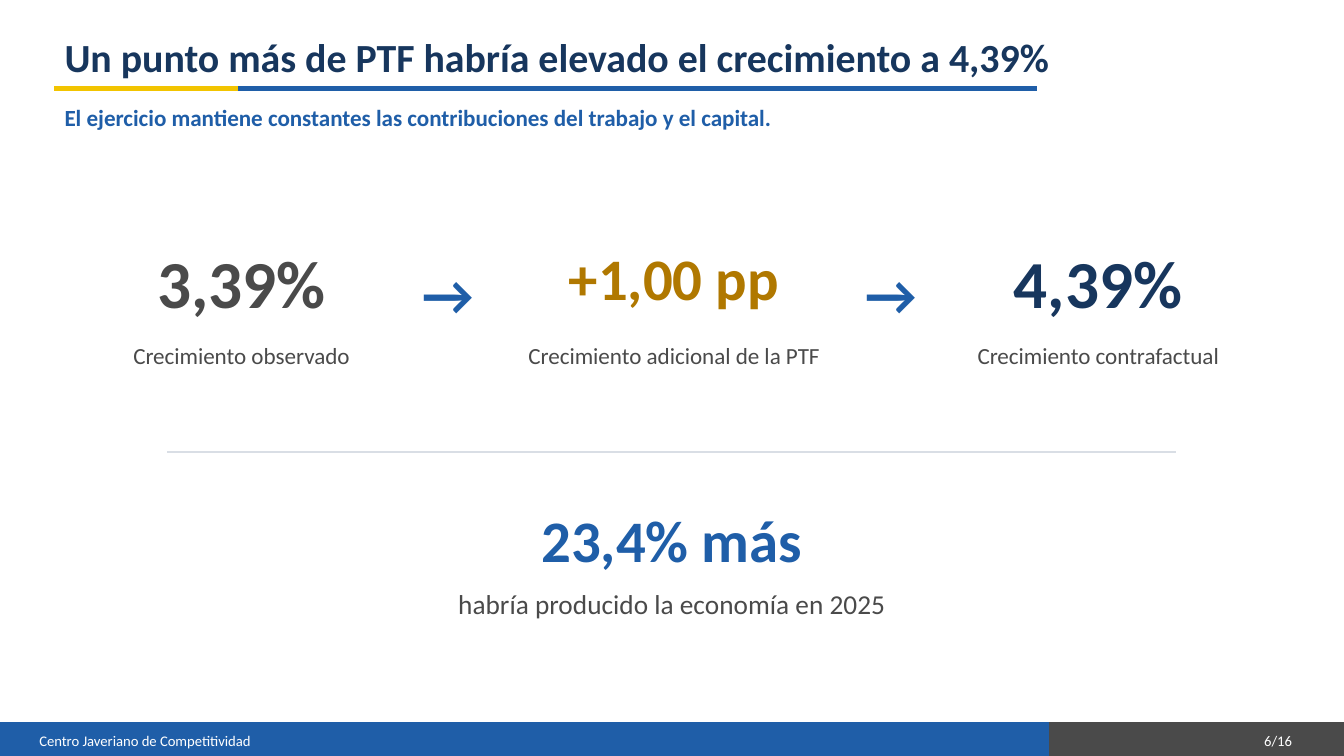
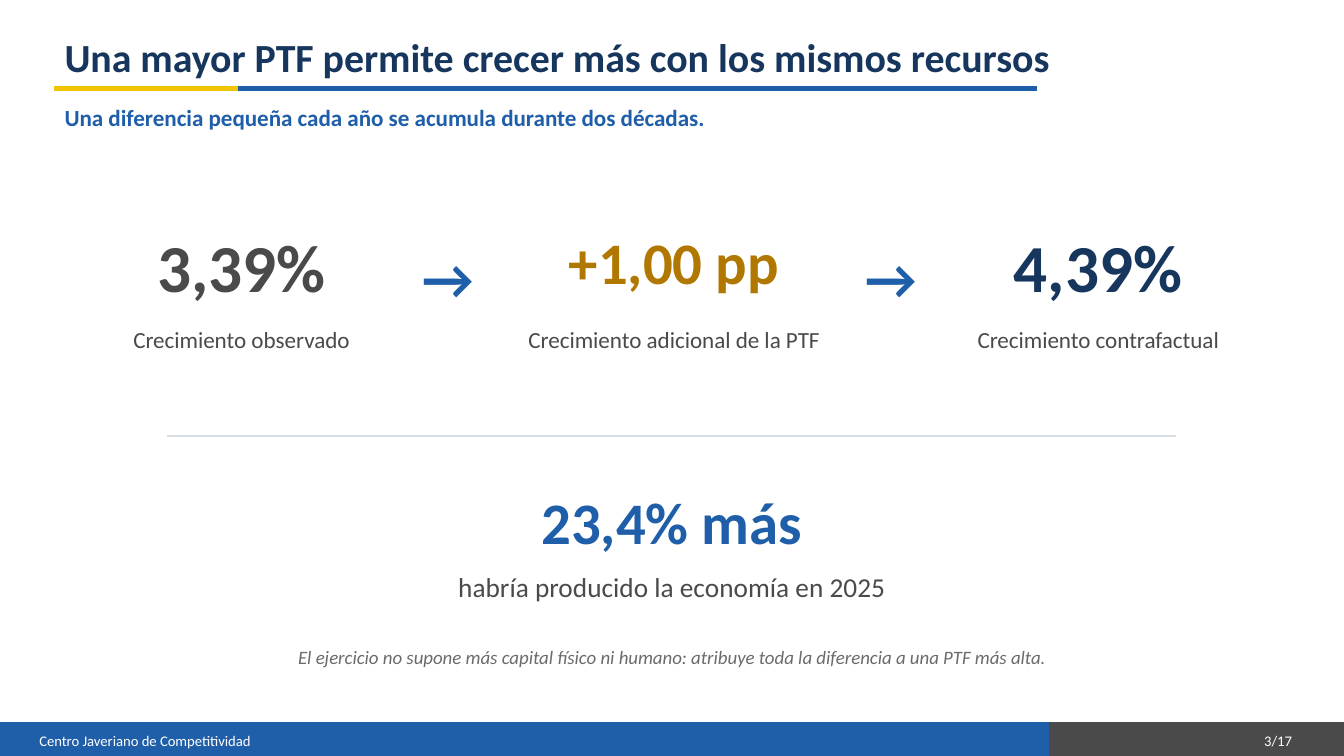
Before and after one commit to oliverpardo1979/informe_ptf, a slide deck: slide 3 of Presentacion_Informe_PTF.pptx (slide 6 before the commit). Drawn at 1344x756 pixels with LibreOffice and Linux fonts; fonts in the diff are those of the drawing. Boxes give left, top, right and bottom in pixels: in the first picture for what was removed or moved away, otherwise in the second. Text is boxed around its words. In the diff, an @@ line names an element or a change of style, - is before the commit and + after.

```diff
--- a/Presentacion_Informe_PTF.pptx
+++ b/Presentacion_Informe_PTF.pptx
@@ text at (65,44,1050,79): text changed @@
-Un punto más de PTF habría elevado el crecimiento a 4,39%
+Una mayor PTF permite crecer más con los mismos recursos
@@ text at (65,109,705,130): text changed @@
-El ejercicio mantiene constantes las contribuciones del trabajo y el capital.
+Una diferencia pequeña cada año se acumula durante dos décadas.
@@ 8 texts, 1 rectangle: place and size @@
-8 texts, 1 rectangle at (133,254,1219,453)
+8 texts, 1 rectangle at (133,238,1219,437)
@@ text "23,4% más": place and size @@
-text "23,4% más" at (541,521,802,570)
+text "23,4% más" at (541,503,802,552)
@@ text "habría producido la economía en ...": place and size @@
-text "habría producido la economía en ..." at (458,595,885,619)
+text "habría producido la economía en ..." at (458,578,885,602)
@@ text added at (298,651,1045,667), 13.5 pt, text #6B6B6B, italic @@
+El ejercicio no supone más capital físico ni humano: atribuye toda la diferencia a una PTF más alta.
@@ text at (1264,736,1292,747): text changed @@
-6/16
+3/17
```
Also in this commit, not shown: 14 other slides changed, 1 slide added.
